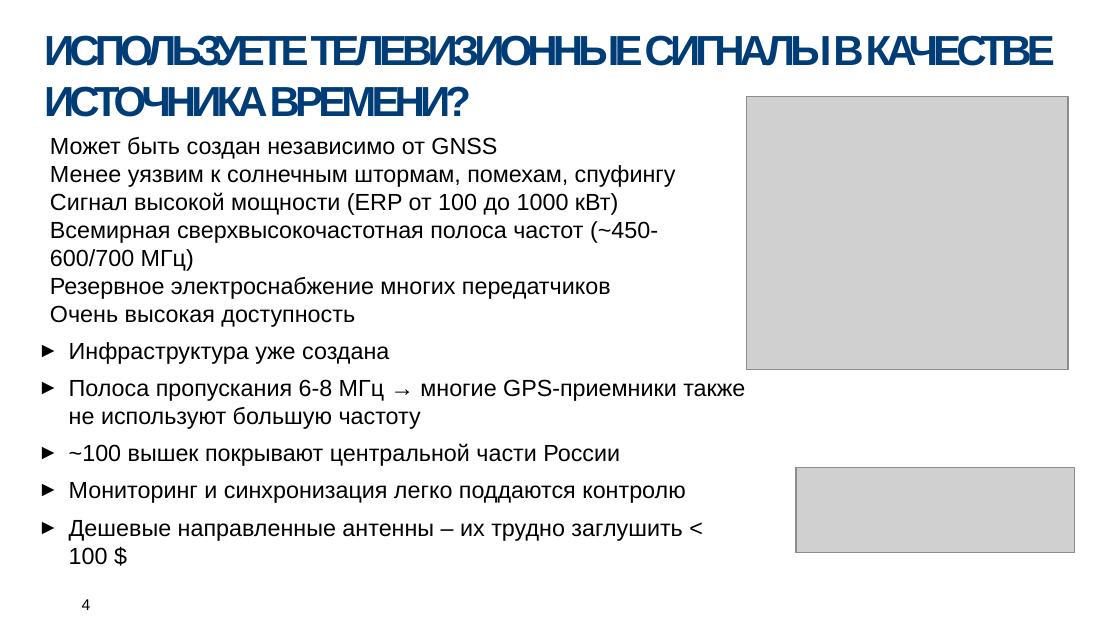
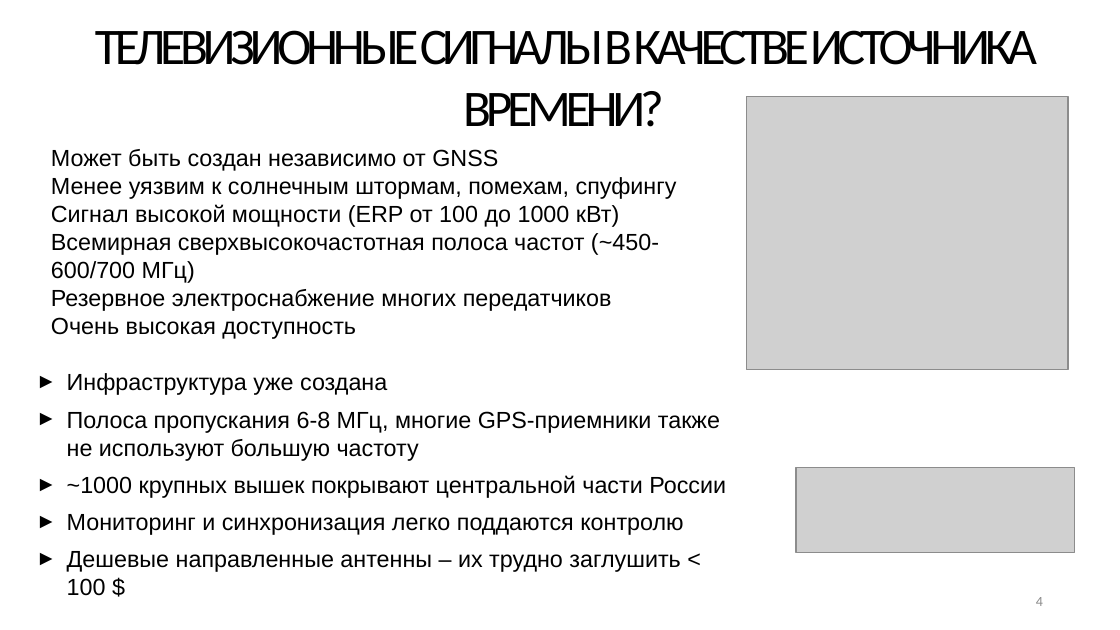
Before and after one commit to SiwaNetwork/QUANTUM, a slide deck: slide 4 of Time-Card/ДОКУМЕНТЫ/МАТЕРИАЛ СТАТЬИ/время 5г тв).pptx. Drawn at 1120x630 pixels with LibreOffice and Linux fonts; fonts in the diff are those of the drawing; grey boxes stand for pictures; background and template pictures are left out. Boxes give left, top, right and bottom in pixels: in the first picture for what was removed or moved away, otherwise in the second. Text is boxed around its words. In the diff, an @@ line names an element or a change of style, - is before the commit and + after.

```diff
--- a/Time-Card/ДОКУМЕНТЫ/МАТЕРИАЛ СТАТЬИ/время 5г тв).pptx
+++ b/Time-Card/ДОКУМЕНТЫ/МАТЕРИАЛ СТАТЬИ/время 5г тв).pptx
@@ title "ТЕЛЕВИЗИОННЫЕ СИГНАЛЫ В КАЧЕСТВЕ ИСТОЧНИКА ..." at <box>95,30,1037,127</box>: vertical alignment top to middle @@
@@ title at <box>95,30,1037,127</box>: text changed; size 27 to 33 pt; font Arial to Calibri; text colour #003D76 to #000000; bold off @@
-ИСПОЛЬЗУЕТЕ ТЕЛЕВИЗИОННЫЕ СИГНАЛЫ В КАЧЕСТВЕ ИСТОЧНИКА ВРЕМЕНИ?
+ТЕЛЕВИЗИОННЫЕ СИГНАЛЫ В КАЧЕСТВЕ ИСТОЧНИКА ВРЕМЕНИ?
@@ text "Может быть создан независимо от ...": place and size @@
-text "Может быть создан независимо от ..." at <box>50,137,676,327</box>
+text "Может быть создан независимо от ..." at <box>51,149,677,339</box>
@@ text "Инфраструктура уже создана": place and size @@
-text "Инфраструктура уже создана" at <box>69,342,745,565</box>
+text "Инфраструктура уже создана" at <box>67,373,726,596</box>
@@ text at <box>67,411,726,498</box>: text changed @@
-► Полоса пропускания 6-8 МГц → многие GPS-приемники также не используют большую частоту
-► ~100 вышек покрывают центральной части России
+► Полоса пропускания 6-8 МГц, многие GPS-приемники также не используют большую частоту
+► ~1000 крупных вышек покрывают центральной части России
@@ page number: place and size @@
-page number at <box>82,599,91,610</box>
+page number at <box>1036,597,1043,606</box>
@@ page number at <box>1036,597,1043,606</box>: size 10 to 9 pt, font Arial to Calibri, text colour #000000 to #8C8C8C; alignment left to right; vertical alignment top to middle @@
```
Also in this commit, not shown: 15 other slides changed, 1 slide added, 17 slides removed, 1 other file.
